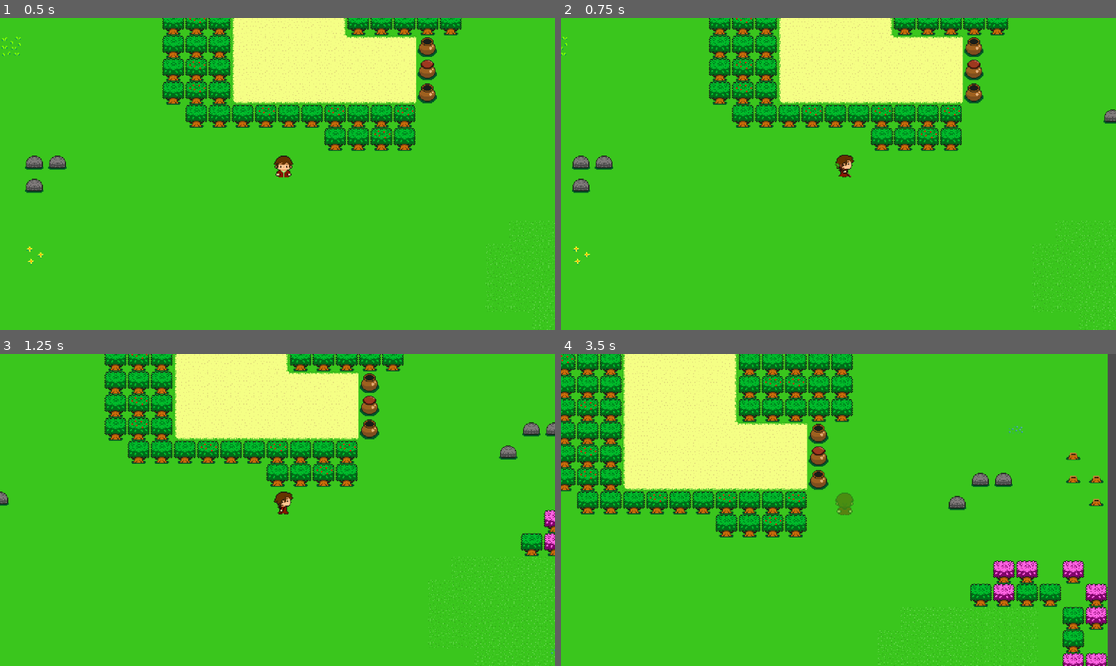
Above: before the commit, frames 1-4 (two rows, left to right).
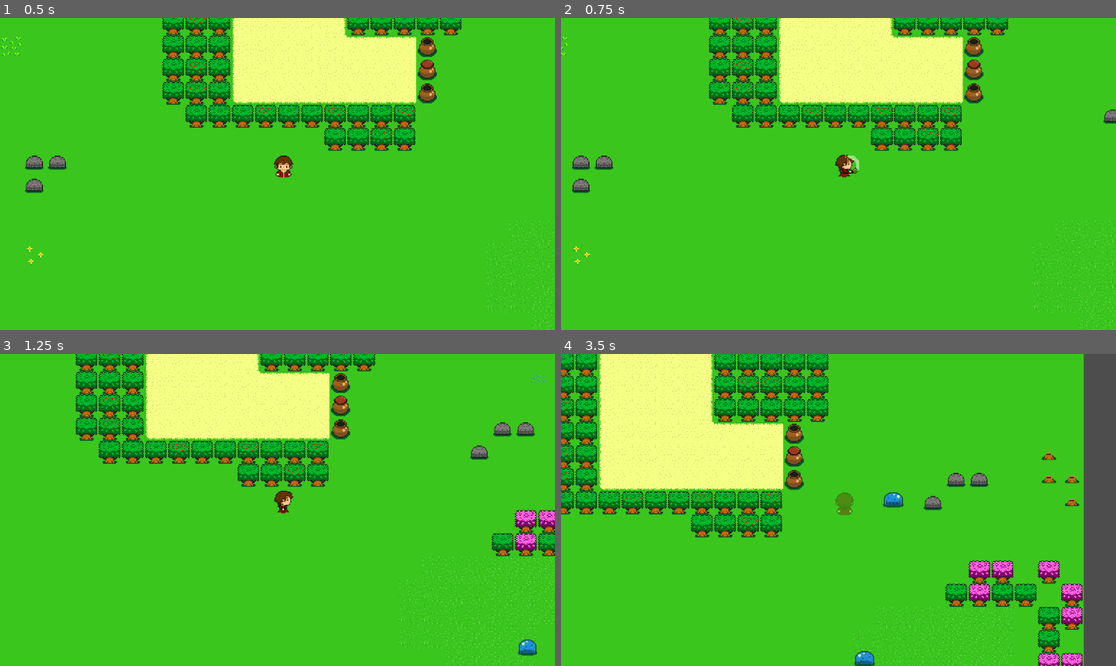
Above: after the commit, the same moments.

Repository: AlexGarciaPrada/Zelda-like-Game
Game: Godot game, scene res://PruebasAlex.tscn
The game is run twice, just before and just after one commit, with the same random seed, the same clock (stepped at 60 frames per second) and the same inputs.
Inputs:
- Up to frame 1 (0.5 s): no input
- Up to frame 2 (0.75 s): tap Enter at 0.5 s; hold Right (ui_right) from 0.53 s (still down); tap M (Attack) at 0.6 s
- Up to frame 3 (1.25 s): keep holding Right (ui_right)
- Up to frame 4 (3.5 s): release Right (ui_right) at 1.28 s; hold Down (ui_down) 1.28-2.03 s; tap F (FireBall) at 1.35 s; hold Right (ui_right) 2.03-2.78 s; tap I (Invisiblity) at 2.1 s; hold Up (ui_up) from 2.78 s (still down); tap Ctrl at 2.85 s

Frame 1 is identical in both runs. In frame 2, 0.1% of the frame differs, in the area x 49-54%, y 43-52%; in frame 3, 14%; in frame 4, 22%, in the area x 0-99%, y 0-100%.

Commit message:
Creo que así queda mejor

Diff:
--- a/Wizard.tscn
+++ b/Wizard.tscn
@@ -273,13 +273,13 @@
 [sub_resource type="SpriteFrames" id="SpriteFrames_p3m2i"]
 animations = [{
 "frames": [{
-"duration": 0.7,
+"duration": 0.5,
 "texture": SubResource("AtlasTexture_upgg6")
 }, {
-"duration": 0.7,
+"duration": 0.5,
 "texture": SubResource("AtlasTexture_swa4y")
 }, {
-"duration": 0.7,
+"duration": 0.5,
 "texture": SubResource("AtlasTexture_ys7or")
 }],
 "loop": false,
@@ -287,13 +287,13 @@
 "speed": 5.0
 }, {
 "frames": [{
-"duration": 0.7,
+"duration": 0.5,
 "texture": SubResource("AtlasTexture_d42ep")
 }, {
-"duration": 0.7,
+"duration": 0.5,
 "texture": SubResource("AtlasTexture_1bvvs")
 }, {
-"duration": 0.7,
+"duration": 0.5,
 "texture": SubResource("AtlasTexture_806ja")
 }],
 "loop": false,
@@ -301,13 +301,13 @@
 "speed": 5.0
 }, {
 "frames": [{
-"duration": 0.7,
+"duration": 0.5,
 "texture": SubResource("AtlasTexture_v3swu")
 }, {
-"duration": 0.7,
+"duration": 0.5,
 "texture": SubResource("AtlasTexture_haryt")
 }, {
-"duration": 0.7,
+"duration": 0.5,
 "texture": SubResource("AtlasTexture_e7r26")
 }],
 "loop": false,
@@ -315,13 +315,13 @@
 "speed": 5.0
 }, {
 "frames": [{
-"duration": 0.7,
+"duration": 0.5,
 "texture": SubResource("AtlasTexture_sj48t")
 }, {
-"duration": 0.7,
+"duration": 0.5,
 "texture": SubResource("AtlasTexture_yqkry")
 }, {
-"duration": 0.7,
+"duration": 0.5,
 "texture": SubResource("AtlasTexture_poww6")
 }],
 "loop": false,
@@ -556,7 +556,7 @@
 position = Vector2(13.25, -14)
 scale = Vector2(1.875, 1.875)
 sprite_frames = SubResource("SpriteFrames_p3m2i")
-animation = &"walk down wizard"
+animation = &"attack down wizard"
 
 [node name="Weapon" parent="." instance=ExtResource("10_exo8t")]
 visible = false
